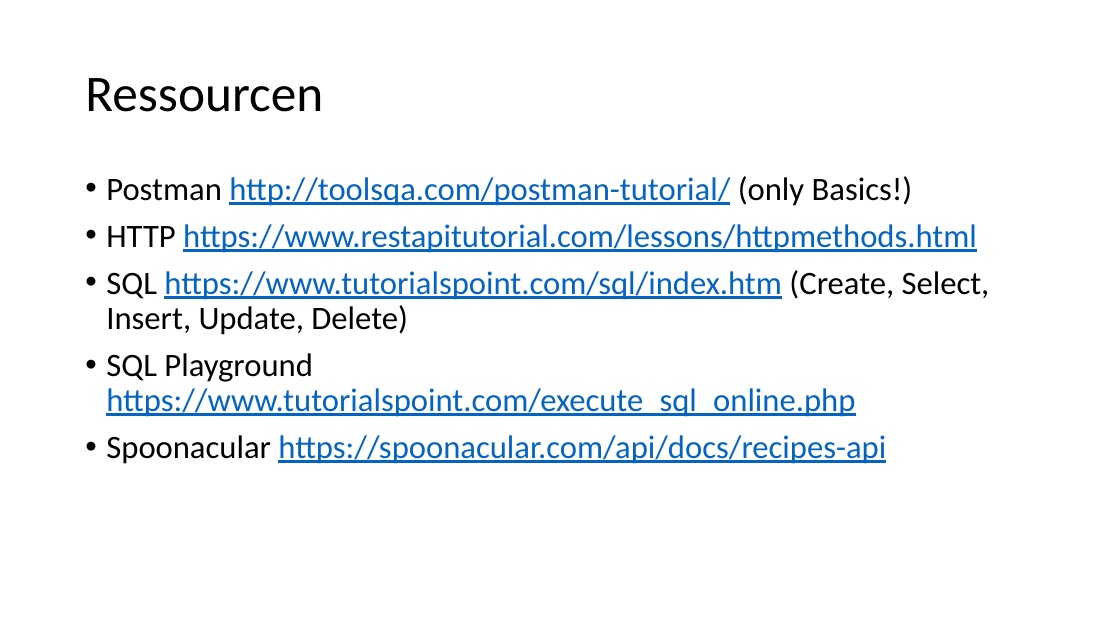
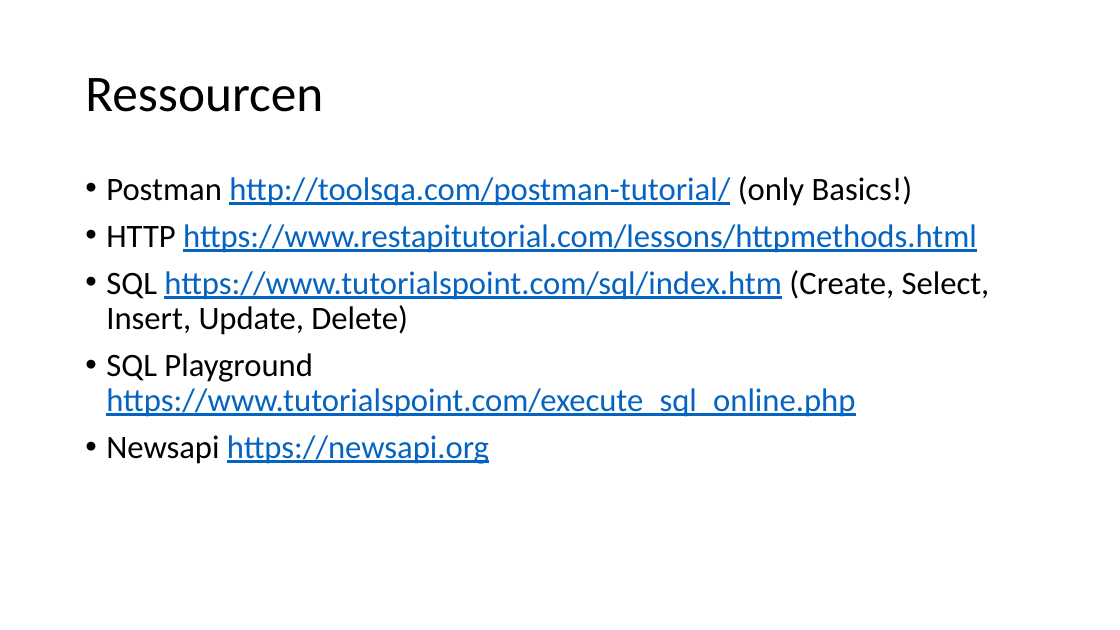
Before and after one commit to axelmotyka/node-react-workshop, a slide deck: slide 11 of Campusweek2.pptx. Drawn at 1120x630 pixels with LibreOffice and Linux fonts; fonts in the diff are those of the drawing. Boxes give left, top, right and bottom in pixels: in the first picture for what was removed or moved away, otherwise in the second. Text is boxed around its words. In the diff, an @@ line names an element or a change of style, - is before the commit and + after.

Commit message:
Updated powerpoint - replaced spoonacular with newsapi.org

```diff
--- a/Campusweek2.pptx
+++ b/Campusweek2.pptx
@@ text at (106,435,489,464): text changed @@
-• Spoonacular https://spoonacular.com/api/docs/recipes-api
+• Newsapi https://newsapi.org
```
Also in this commit, not shown: 4 other slides changed.
